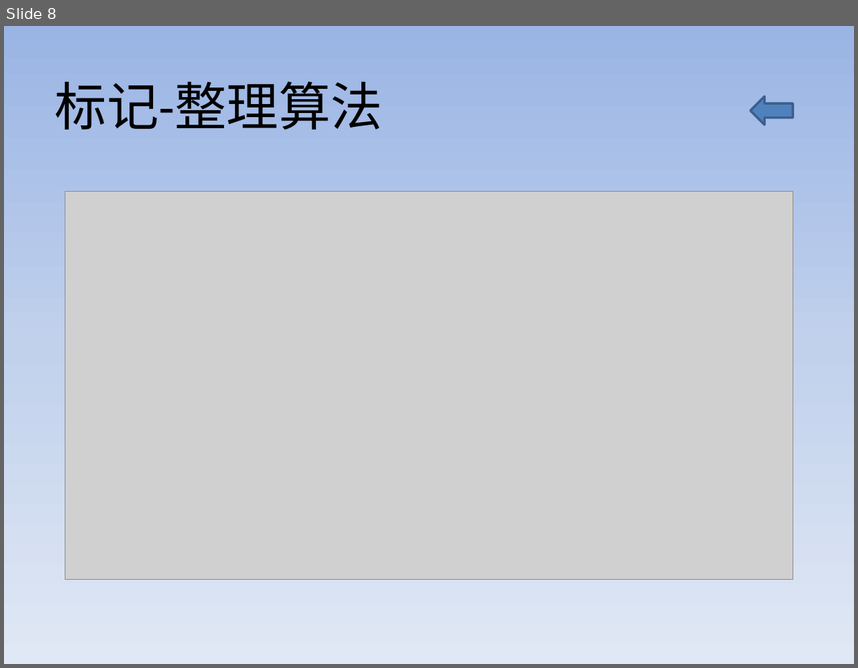
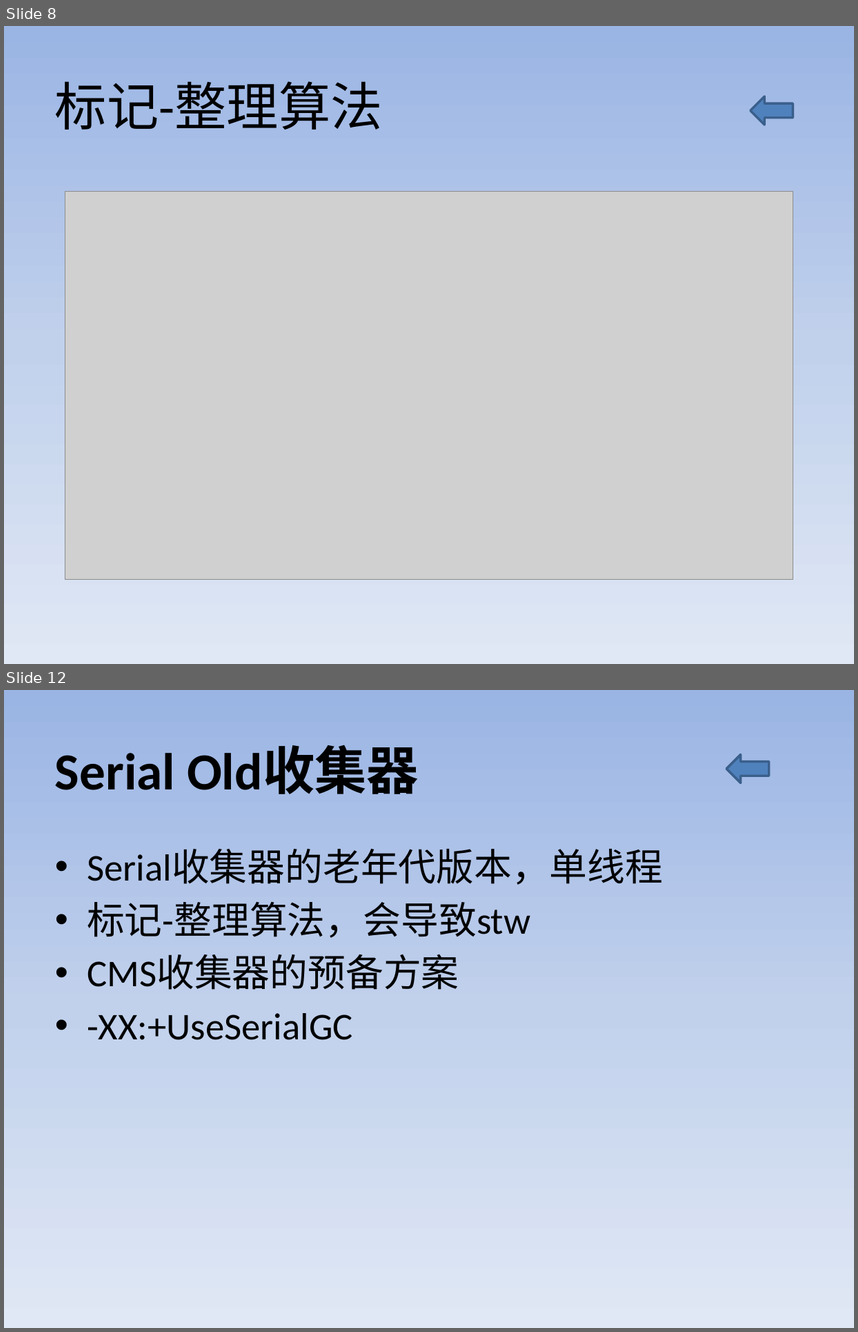
Before and after one commit to Aissue/myLearn, a slide deck: aboutGC/src/files/GC.pptx. Shown one above the other, each under a label of ours: slide 8 before the commit, slides 8 and 12 after it; the slides between them are not shown. The pictures are 858x668 and 858x1332 pixels, drawn with LibreOffice and Linux fonts; fonts in the diff are those of the drawing; grey boxes stand for pictures. Boxes give left, top, right and bottom in pixels: in the first picture for what was removed or moved away, otherwise in the second. Text is boxed around its words. In the diff, an @@ line names an element or a change of style, - is before the commit and + after.

```diff
--- a/aboutGC/src/files/GC.pptx
+++ b/aboutGC/src/files/GC.pptx
@@ slide 12 added at (4, 690, 854, 1328), background gradient #9AB5E4 to #C2D1ED to #E1E8F5 @@
@@ title added at (55, 746, 419, 794), 44 pt, text #000000, bold @@
+Serial Old收集器
@@ left arrow added at (726, 755, 769, 782), fill #4F81BD, outline #3A5F8C 2 pt @@
@@ text added at (87, 849, 663, 1040), 32 pt, text #000000 @@
+• Serial收集器的老年代版本，单线程
+• 标记-整理算法，会导致stw
+• CMS收集器的预备方案
+• -XX:+UseSerialGC
```
Also in this commit, not shown: 2 slides changed, 3 other slides added, 1 other file.
